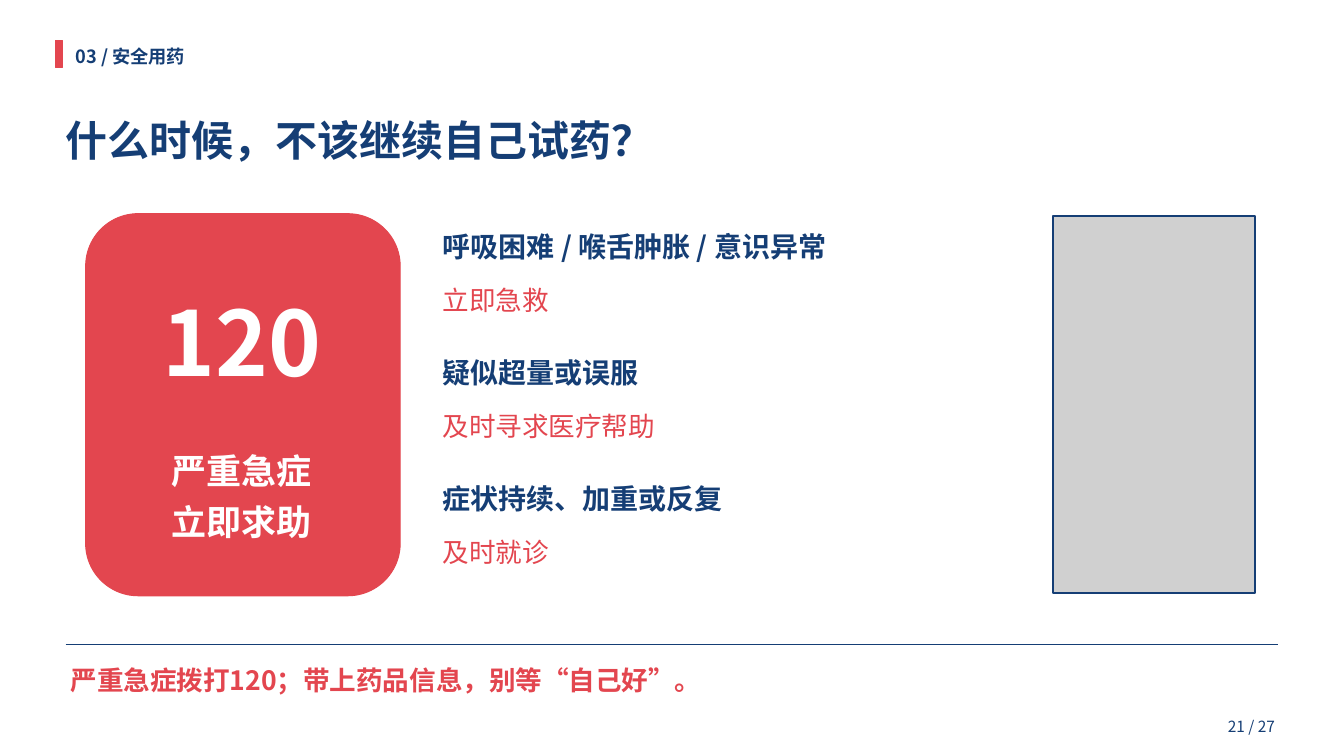
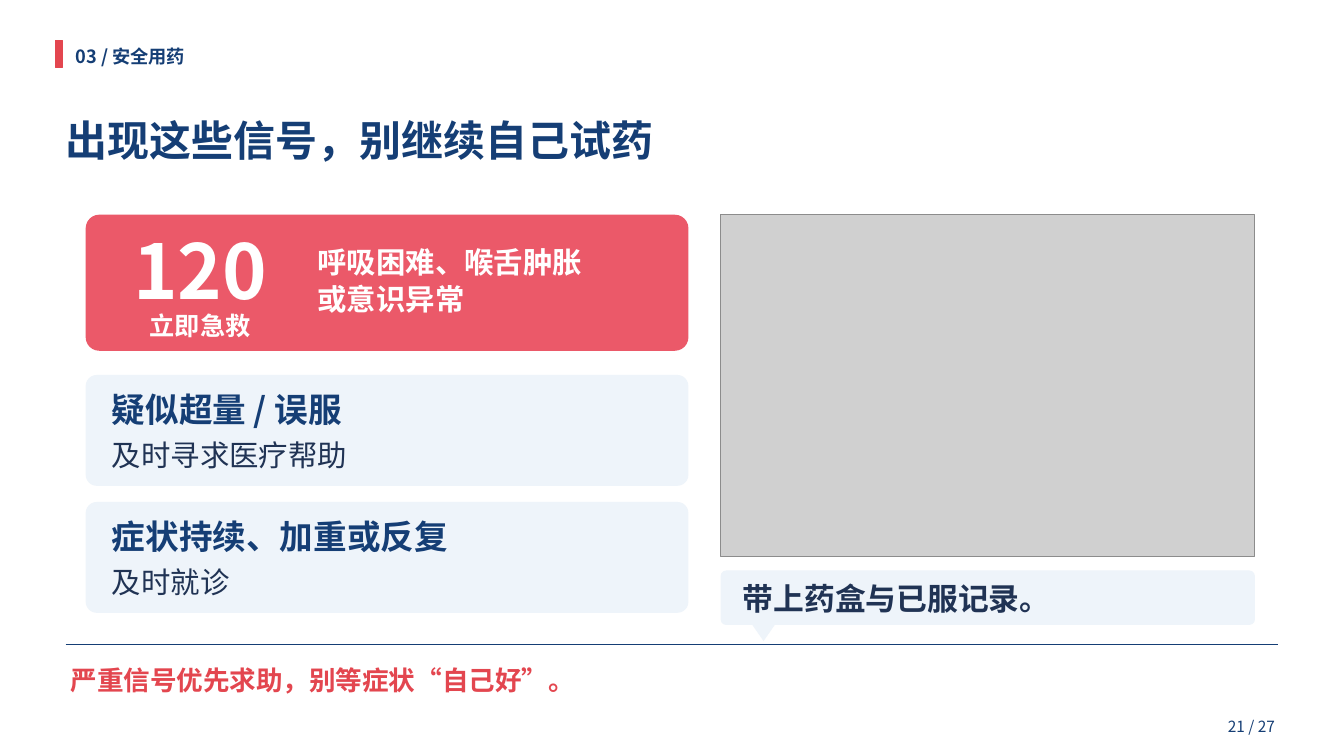
Before and after one commit to HOU-snowyfly/PPTbuilder, a slide deck: slide 21 of 交付文件/合理用药_双人35分钟.pptx. Drawn at 1344x756 pixels with LibreOffice and Linux fonts; fonts in the diff are those of the drawing; grey boxes stand for pictures. Boxes give left, top, right and bottom in pixels: in the first picture for what was removed or moved away, otherwise in the second. Text is boxed around its words. In the diff, an @@ line names an element or a change of style, - is before the commit and + after.

```diff
--- a/交付文件/合理用药_双人35分钟.pptx
+++ b/交付文件/合理用药_双人35分钟.pptx
@@ text at <box>66,120,654,162</box>: text changed @@
-什么时候，不该继续自己试药？
+出现这些信号，别继续自己试药
@@ rounded rectangle: place and size @@
-rounded rectangle at <box>86,214,400,596</box>
+rounded rectangle at <box>86,215,689,351</box>
@@ rounded rectangle at <box>86,215,689,351</box>: fill #E3464F to #EB5969; outline #E3464F 0.75 pt to none; proportions changed @@
@@ text "120": place and size @@
-text "120" at <box>163,308,322,378</box>
+text "120" at <box>133,242,267,317</box>
@@ text "120" at <box>133,242,267,317</box>: size 64 to 54 pt; line spacing 1.08 to 1.05; less space between paragraphs @@
@@ picture added at <box>721,215,1255,557</box> @@
@@ picture removed at <box>1054,216,1255,593</box> @@
@@ rectangle removed at <box>1054,216,1255,593</box> @@
@@ text at <box>317,248,582,313</box>: text changed; size 20 to 21 pt; text colour #153E75 to #FFFFFF @@
-呼吸困难 / 喉舌肿胀 / 意识异常
+呼吸困难、喉舌肿胀
+或意识异常
@@ text "立即急救": place and size @@
-text "立即急救" at <box>443,287,549,312</box>
+text "立即急救" at <box>150,313,251,338</box>
@@ text "立即急救" at <box>150,313,251,338</box>: size 19 to 18 pt, text colour #E3464F to #FFFFFF, bold on; alignment left to centre; line spacing 1.08 to 1.05; less space between paragraphs @@
@@ rounded rectangle added at <box>86,375,689,486</box>, fill #EEF4FA @@
@@ text at <box>112,393,341,425</box>: text changed; size 20 to 24 pt @@
-疑似超量或误服
+疑似超量 / 误服
@@ text "及时寻求医疗帮助": place and size @@
-text "及时寻求医疗帮助" at <box>443,413,655,438</box>
+text "及时寻求医疗帮助" at <box>112,441,347,469</box>
@@ text "及时寻求医疗帮助" at <box>112,441,347,469</box>: size 19 to 21 pt, text colour #E3464F to #203354; line spacing 1.08 to 1.05; less space between paragraphs @@
@@ text removed at <box>171,454,311,538</box> @@
-严重急症
-立即求助
@@ rounded rectangle added at <box>86,502,689,613</box>, fill #EEF4FA @@
@@ text "症状持续、加重或反复": place and size @@
-text "症状持续、加重或反复" at <box>443,485,723,512</box>
+text "症状持续、加重或反复" at <box>112,520,448,552</box>
@@ text "症状持续、加重或反复" at <box>112,520,448,552</box>: size 20 to 24 pt; line spacing 1.08 to 1.05; less space between paragraphs @@
@@ text "及时就诊" at <box>112,568,230,595</box>: size 19 to 21 pt, text colour #E3464F to #203354; line spacing 1.08 to 1.05; less space between paragraphs @@
@@ text "及时就诊": place and size @@
-text "及时就诊" at <box>443,539,549,564</box>
+text "及时就诊" at <box>112,568,230,595</box>
@@ rounded rectangle added at <box>721,571,1255,625</box>, fill #EEF4FA @@
@@ text added at <box>743,583,1050,613</box>, 22 pt, text #203354, bold @@
+带上药盒与已服记录。
@@ triangle added at <box>751,623,776,641</box>, fill #EEF4FA @@
@@ text at <box>71,667,575,694</box>: text changed @@
-严重急症拨打120；带上药品信息，别等“自己好”。
+严重信号优先求助，别等症状“自己好”。
```
Also in this commit, not shown: 12 other slides changed, 3 slides added, 4 slides removed, 1 other file.
